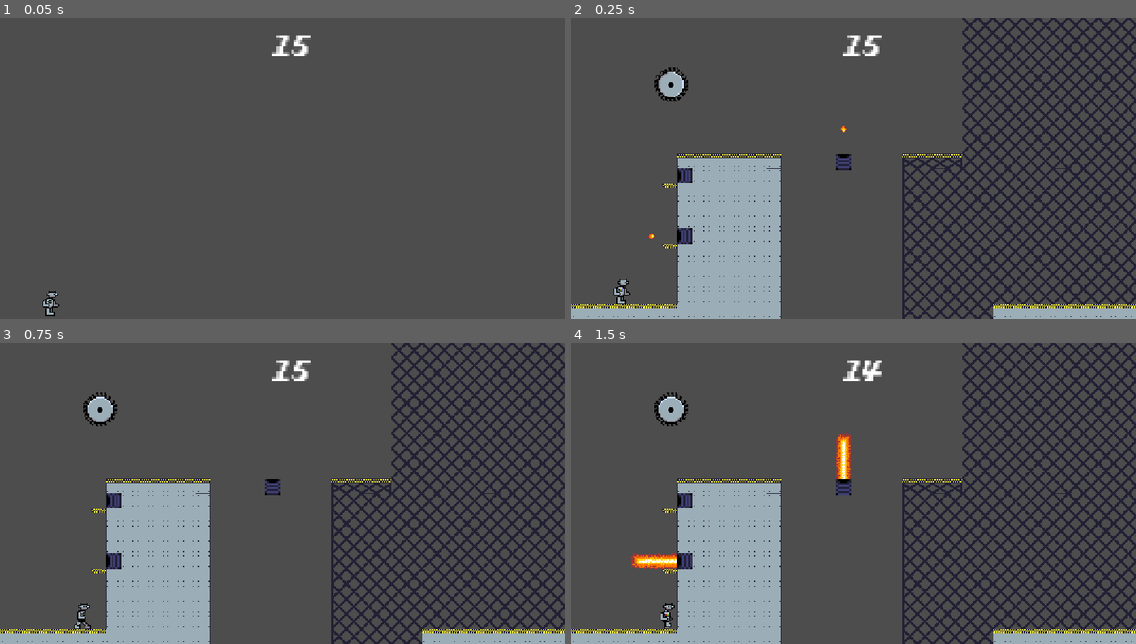
Above: before the commit, frames 1-4 (two rows, left to right).
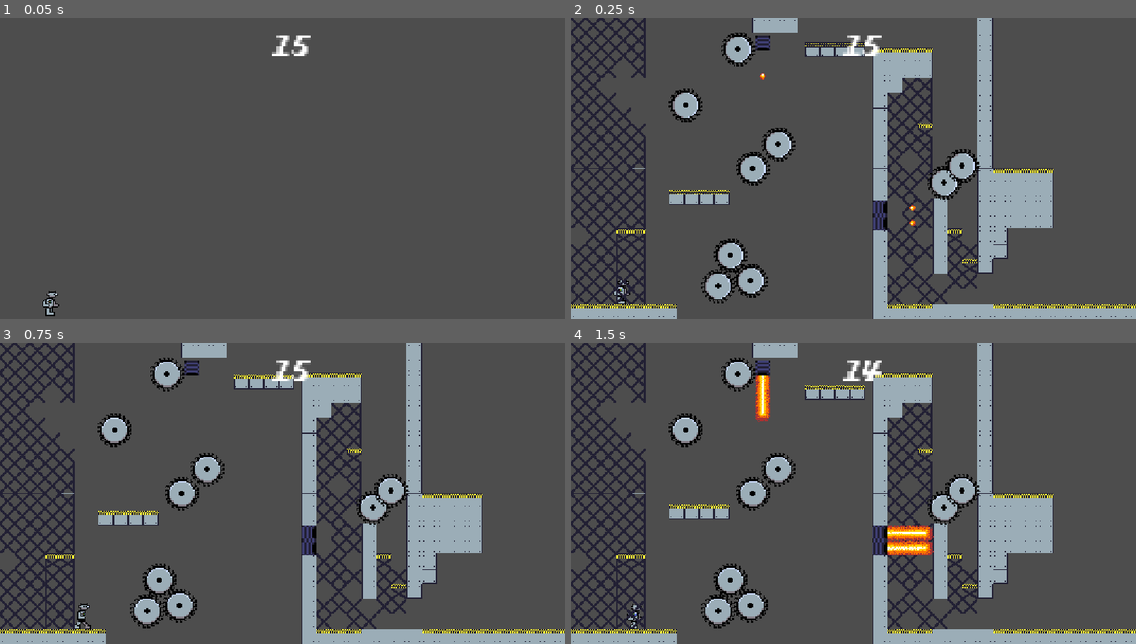
Above: after the commit, the same moments.

Repository: Gamnraa/GMTK2026
Game: Godot game, scene res://MainScene.tscn
Two runs of this game, one before a commit and one after it. Both use one fixed random seed, a clock stepped at 60 frames per second and the inputs below. The engine's default icon, where the game draws it, is replaced by a stand-in: a white triangle on a blue panel in a dark square.
Inputs:
- Up to frame 1 (0.05 s): no input
- Up to frame 2 (0.25 s): no input
- Up to frame 3 (0.75 s): tap Enter (ui_accept) at 0.5, 0.6 s; hold D (right) from 0.53 s (still down)
- Up to frame 4 (1.5 s): keep holding D (right); tap Space (jump) at 0.77 s; tap S (ground_pound) at 1.35 s

Frame 1 is identical in both runs. In frame 2, 39% of the frame differs, in the area x 0-100%, y 0-100%; in frame 3, 38%; in frame 4, 40%.

Commit message:
Update Global.gd

Diff:
--- a/gmtk-2026/Scripts/Global.gd
+++ b/gmtk-2026/Scripts/Global.gd
@@ -6,7 +6,7 @@
 var PauseTime = false
 
 var score = 0
-var level = 10
+var level = 11
 var deaths = 0
 var is_ingame = false
 var is_gameover = false
@@ -31,7 +31,7 @@
 
 	#TheScene.appear()
 
-	var next_level = load(dir + str(level) + ".tscn")
+	var next_level = load(dir + levels[level] + ".tscn")
 
 	if TheScene.get_node("Level").get_child(0): TheScene.get_node("Level").get_child(0).free()
 	TheScene.get_node("Level").add_child(next_level.instantiate())
@@ -40,7 +40,7 @@
 	#score is updated in MainScene since we've already increased the time by the time this gets called
 	level += 1
 	TheScene.get_node("Level").get_child(0).free()
-	var next_level = load(dir + str(level) + ".tscn")
+	var next_level = load(dir + levels[level] + ".tscn")
 	TheScene.get_node("Level").add_child(next_level.instantiate())
 
 func reset_player():
@@ -58,7 +58,7 @@
 	is_gameover = true
 
 func restart_game():
-	var next_level = load(dir + str(level) + ".tscn")
+	var next_level = load(dir + levels[level] + ".tscn")
 
 	if TheScene.get_node("Level").get_child(0): TheScene.get_node("Level").get_child(0).free()
 	TheScene.get_node("Level").add_child(next_level.instantiate())
